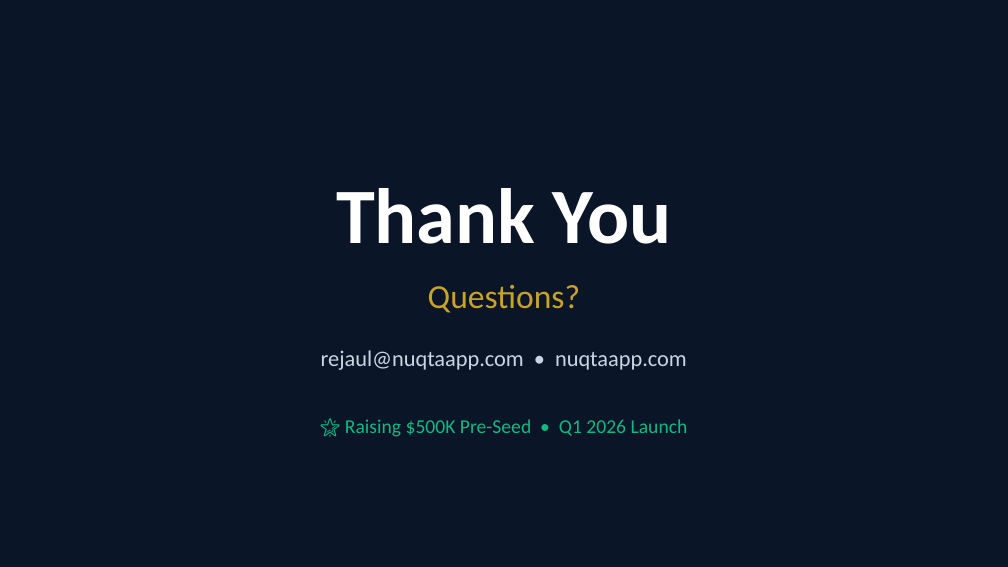
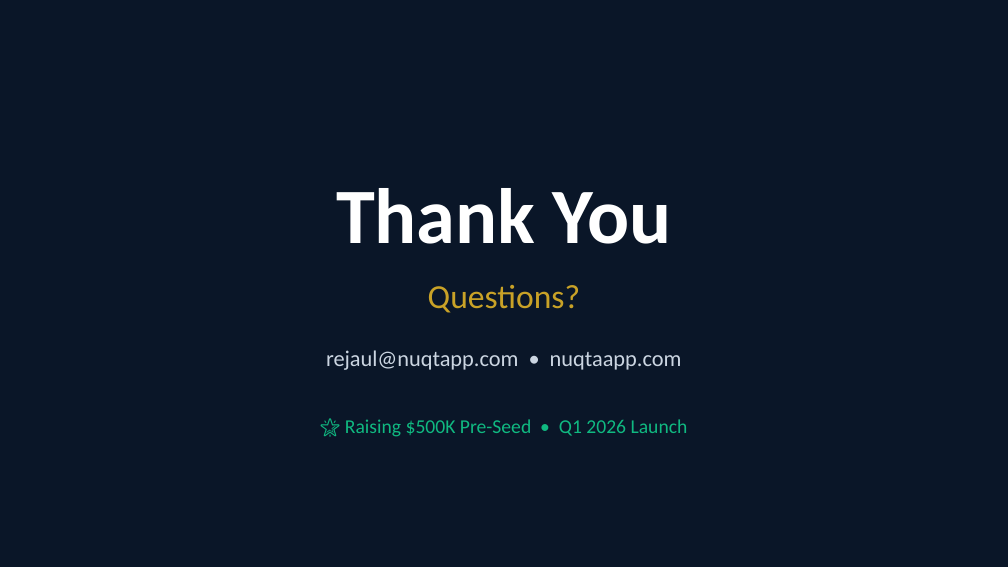
Before and after one commit to imrejaul007/nuqtaapp, a slide deck: slide 27 of Nuqta-Pitch-Deck-2026.pptx. Drawn at 1008x567 pixels with LibreOffice and Linux fonts; fonts in the diff are those of the drawing. Boxes give left, top, right and bottom in pixels: in the first picture for what was removed or moved away, otherwise in the second. Text is boxed around its words. In the diff, an @@ line names an element or a change of style, - is before the commit and + after.

```diff
--- a/Nuqta-Pitch-Deck-2026.pptx
+++ b/Nuqta-Pitch-Deck-2026.pptx
@@ text at (326, 350, 682, 370): text changed @@
-rejaul@nuqtaapp.com • nuqtaapp.com
+rejaul@nuqtapp.com • nuqtaapp.com
```
Also in this commit, not shown: 2 other slides changed, 15 other files.
